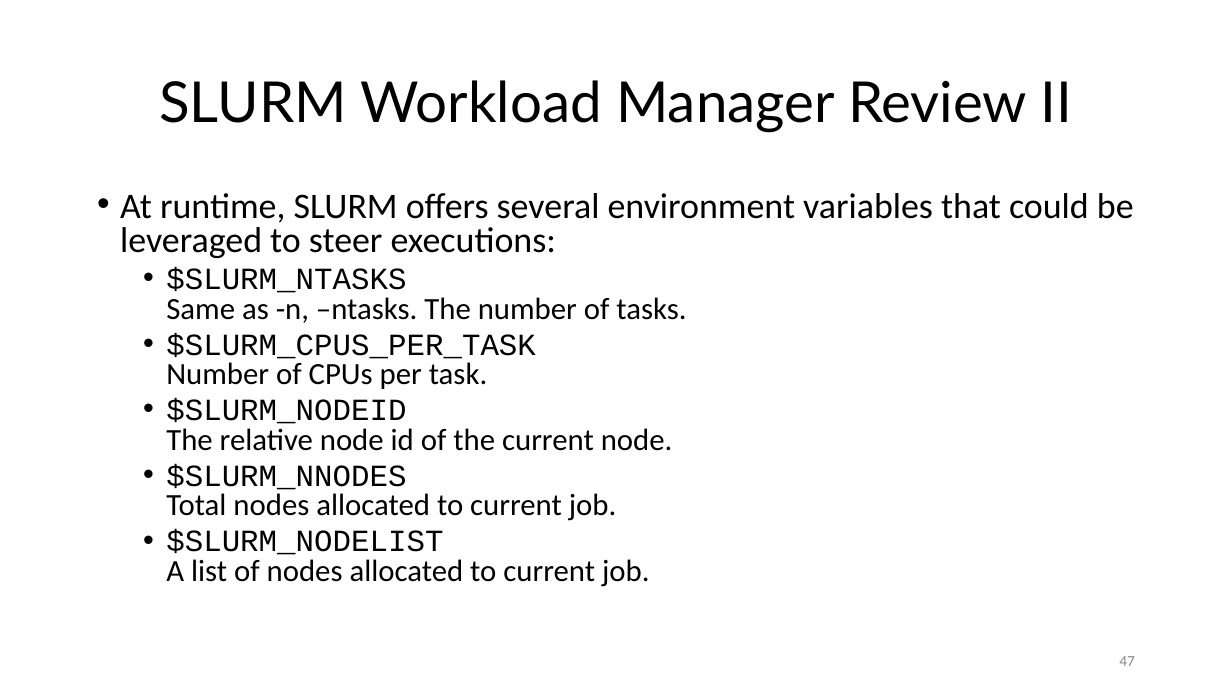
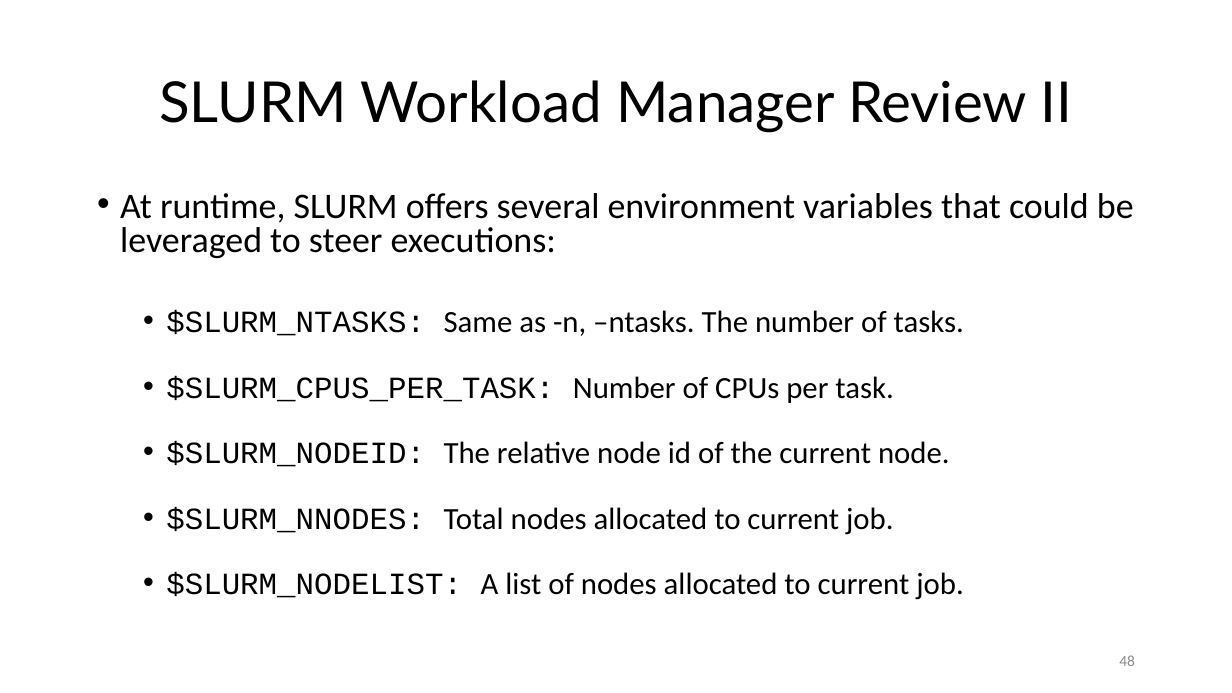
Before and after one commit to ketancmaheshwari/pearc24tut, a slide deck: slide 48 of gnu-parallel-tutorial.pptx (slide 47 before the commit). Drawn at 1232x693 pixels with LibreOffice and Linux fonts; fonts in the diff are those of the drawing. Boxes give left, top, right and bottom in pixels: in the first picture for what was removed or moved away, otherwise in the second. Text is boxed around its words. In the diff, an @@ line names an element or a change of style, - is before the commit and + after.

```diff
--- a/gnu-parallel-tutorial.pptx
+++ b/gnu-parallel-tutorial.pptx
@@ text at <box>166,310,964,600</box>: text changed @@
-  • $SLURM_NTASKS
-    Same as -n, –ntasks. The number of tasks.
-  • $SLURM_CPUS_PER_TASK
-    Number of CPUs per task.
-  • $SLURM_NODEID
-    The relative node id of the current node.
-  • $SLURM_NNODES
-    Total nodes allocated to current job.
-  • $SLURM_NODELIST
-    A list of nodes allocated to current job.
+  • $SLURM_NTASKS: Same as -n, –ntasks. The number of tasks.
+  • $SLURM_CPUS_PER_TASK: Number of CPUs per task.
+  • $SLURM_NODEID: The relative node id of the current node.
+  • $SLURM_NNODES: Total nodes allocated to current job.
+  • $SLURM_NODELIST: A list of nodes allocated to current job.
@@ page number at <box>1119,655,1135,666</box>: text changed @@
-47
+48
```
Also in this commit, not shown: 16 other slides changed, 2 slides added, 1 slide removed.
